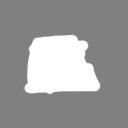
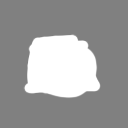
Comparing the layer stacks of the two 128×128 images. Changes:
added layer "play" above "1" over <box>42,49,97,95</box>
added layer "retry" over <box>42,47,98,99</box>
